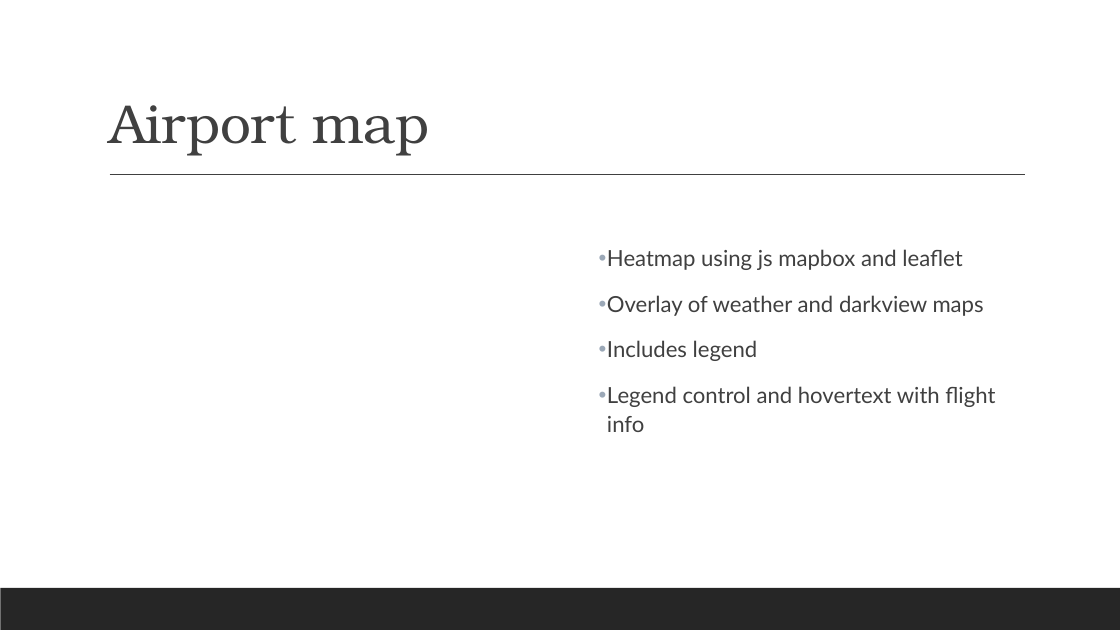
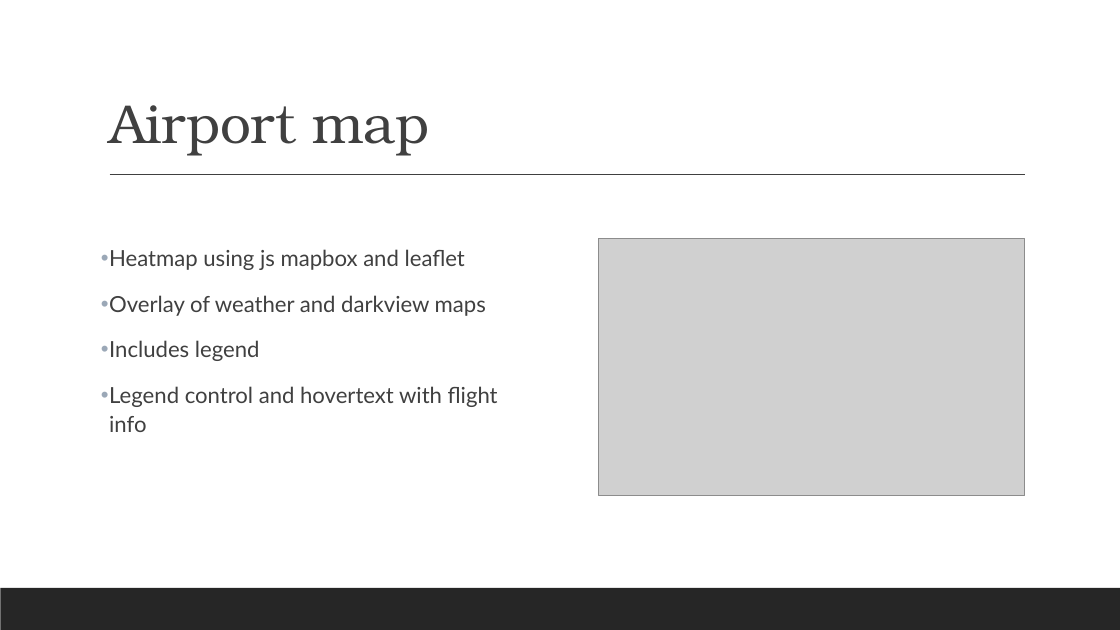
Before and after one commit to ireneokada/irene11921, a slide deck: slide 9 of irene code dashboard/Airline Delays1.pptx (slide 8 before the commit). Drawn at 1120x630 pixels with LibreOffice and Linux fonts; fonts in the diff are those of the drawing; grey boxes stand for pictures. Boxes give left, top, right and bottom in pixels: in the first picture for what was removed or moved away, otherwise in the second. Text is boxed around its words. In the diff, an @@ line names an element or a change of style, - is before the commit and + after.

Commit message:
update slides

```diff
--- a/irene code dashboard/Airline Delays1.pptx
+++ b/irene code dashboard/Airline Delays1.pptx
@@ text "Heatmap using js mapbox and ...": place and size @@
-text "Heatmap using js mapbox and ..." at bbox=[607, 249, 995, 432]
+text "Heatmap using js mapbox and ..." at bbox=[109, 249, 498, 432]
@@ picture added at bbox=[599, 238, 1025, 496] @@
```
Also in this commit, not shown: 1 other slide changed, 1 slide added, 1 slide removed.
